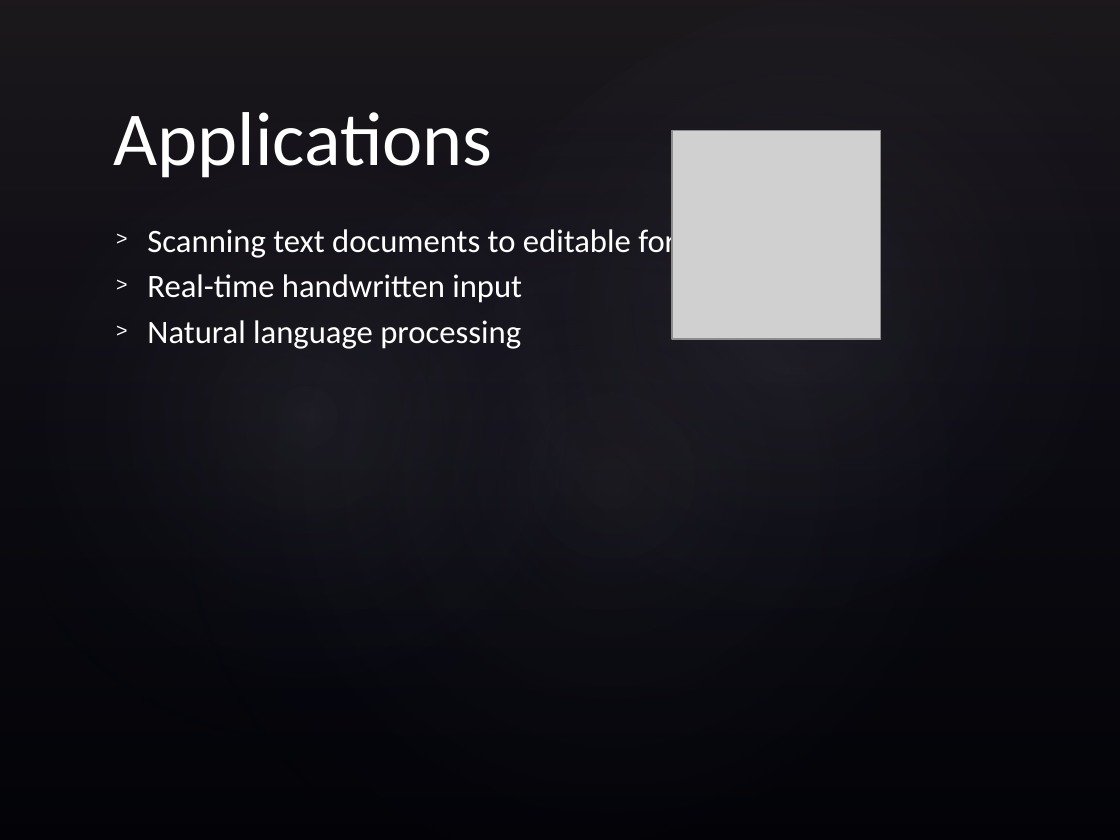
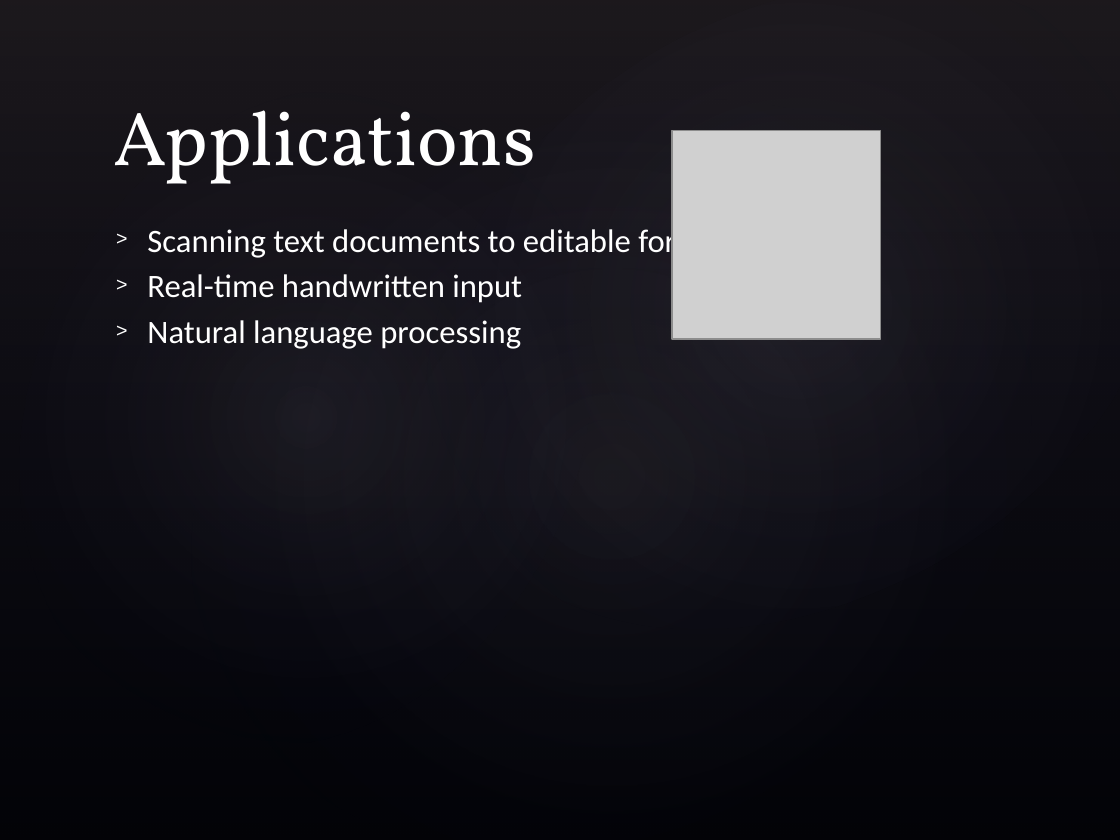
Before and after one commit to jacklightbody/character_recognizer, a slide deck: slide 2 of HollowayBidwellLightbody.pptx. Drawn at 1120x840 pixels with LibreOffice and Linux fonts; fonts in the diff are those of the drawing; grey boxes stand for pictures; background and template pictures are left out. Boxes give left, top, right and bottom in pixels: in the first picture for what was removed or moved away, otherwise in the second. Text is boxed around its words. In the diff, an @@ line names an element or a change of style, - is before the commit and + after.

```diff
--- a/HollowayBidwellLightbody.pptx
+++ b/HollowayBidwellLightbody.pptx
@@ title "Applications" at (114, 110, 536, 184): font Calibri to Vollkorn @@
```
Also in this commit, not shown: 6 slides added, 2 other files.
